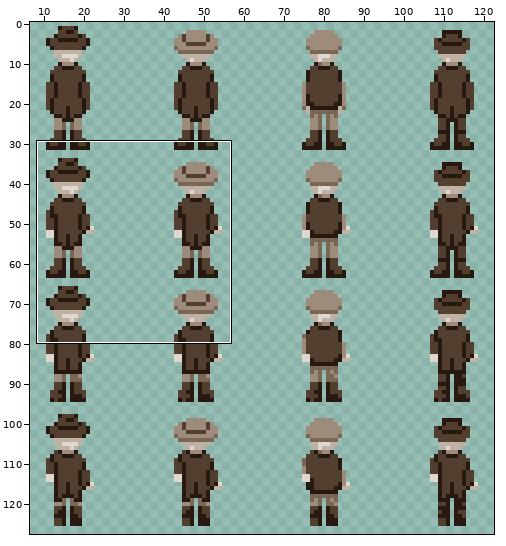
Sprite sheet -- back.png. Above: a wide view before the commit, with the close-up outlined.
Close-up. The starting point:
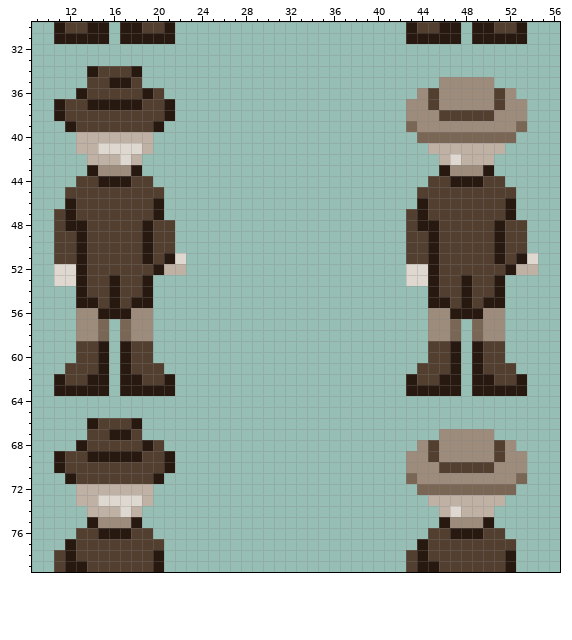
The file is 256x256 pixels, drawn in blocks of 2x2; one block is one cell here. Shown: x 9..56, y 30..79. The wide view leaves out empty margins. The commit also changed other parts of the picture, which this record leaves out.
The same view after the edit:
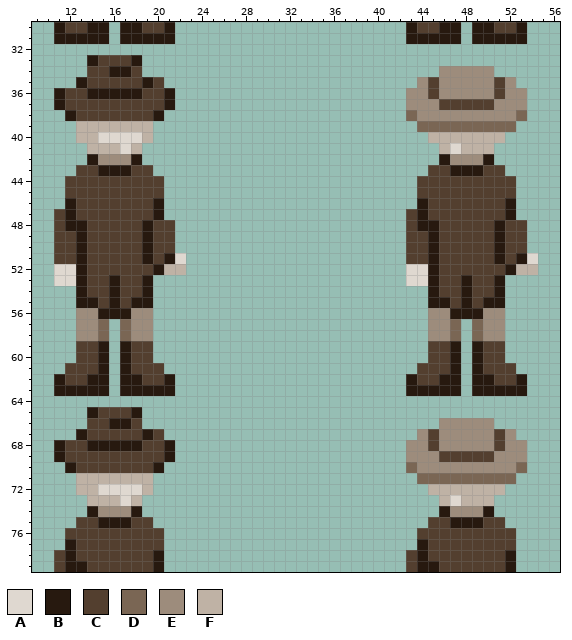
Palette (. is transparent): A #dfd8d0  B #27190f  C #533f2f  D #7a6654  E #9d8c7c  F #bfb2a5
Edits made:
@@ x 9..56 @@
 32 ................................................
-33 ................................................
-34 .....BCCCB......................................
-35 .....CCBBC...........................EEEEE......
-36 ....BCCCCCBC.......................ECEEEEECE....
-37 ..BCCBBBBBCCB.....................EECEEEEECEE...
-38 ..BCCCCCCCCCB.....................EEECCCCCEEE...
-39 ...BCCCCCCCB......................DEEEEEEEEED...
-40 ....FFFFFFF........................DDDDDDDDD....
-41 ....FFAAAAF.........................FFFFFFF.....
-42 .....FFFAF...........................FAFFF......
-43 .....BEEEB...........................BEEEB......
-44 ....CCBBBCC.........................CCBBBCC.....
+33 .....BCCCB......................................
+34 .....CCBBC...........................EEEEE......
+35 ....BCCCCCBC.......................ECEEEEECE....
+36 ..BCCBBBBBCCB.....................EECEEEEECEE...
+37 ..BCCCCCCCCCB.....................EEECCCCCEEE...
+38 ...BCCCCCCCB......................DEEEEEEEEED...
+39 ....FFFFFFF........................DDDDDDDDD....
+40 ....FFAAAAF.........................FFFFFFF.....
+41 .....FFFAF...........................FAFFF......
+42 .....BEEEB...........................BEEEB......
+43 ....CCBBBCC.........................CCBBBCC.....
+44 ...CCCCCCCCC.......................CCCCCCCCC....
 45 ...CCCCCCCCC.......................CCCCCCCCC....
@@ x 9..56 @@
 64 ................................................
-65 ................................................
-66 .....BCCCB......................................
-67 .....CCBBC...........................EEEEE......
-68 ....BCCCCCBC.......................ECEEEEECE....
-69 ..BCCBBBBBCCB.....................EECEEEEECEE...
-70 ..BCCCCCCCCCB.....................EEECCCCCEEE...
-71 ...BCCCCCCCB......................DEEEEEEEEED...
-72 ....FFFFFFF........................DDDDDDDDD....
-73 ....FFAAAAF.........................FFFFFFF.....
-74 .....FFFAF...........................FAFFF......
-75 .....BEEEB...........................BEEEB......
-76 ....CCBBBCC.........................CCBBBCC.....
+65 .....BCCCB......................................
+66 .....CCBBC...........................EEEEE......
+67 ....BCCCCCBC.......................ECEEEEECE....
+68 ..BCCBBBBBCCB.....................EECEEEEECEE...
+69 ..BCCCCCCCCCB.....................EEECCCCCEEE...
+70 ...BCCCCCCCB......................DEEEEEEEEED...
+71 ....FFFFFFF........................DDDDDDDDD....
+72 ....FFAAAAF.........................FFFFFFF.....
+73 .....FFFAF...........................FAFFF......
+74 .....BEEEB...........................BEEEB......
+75 ....CCBBBCC.........................CCBBBCC.....
+76 ...CCCCCCCCC.......................CCCCCCCCC....
 77 ...BCCCCCCCC.......................BCCCCCCCC....
Pixel boxes of the changes (left, top, right, bottom) in both close-ups:
changed: (54, 55, 175, 187)
changed: (406, 66, 527, 187)
changed: (54, 407, 175, 539)
changed: (406, 418, 527, 539)
